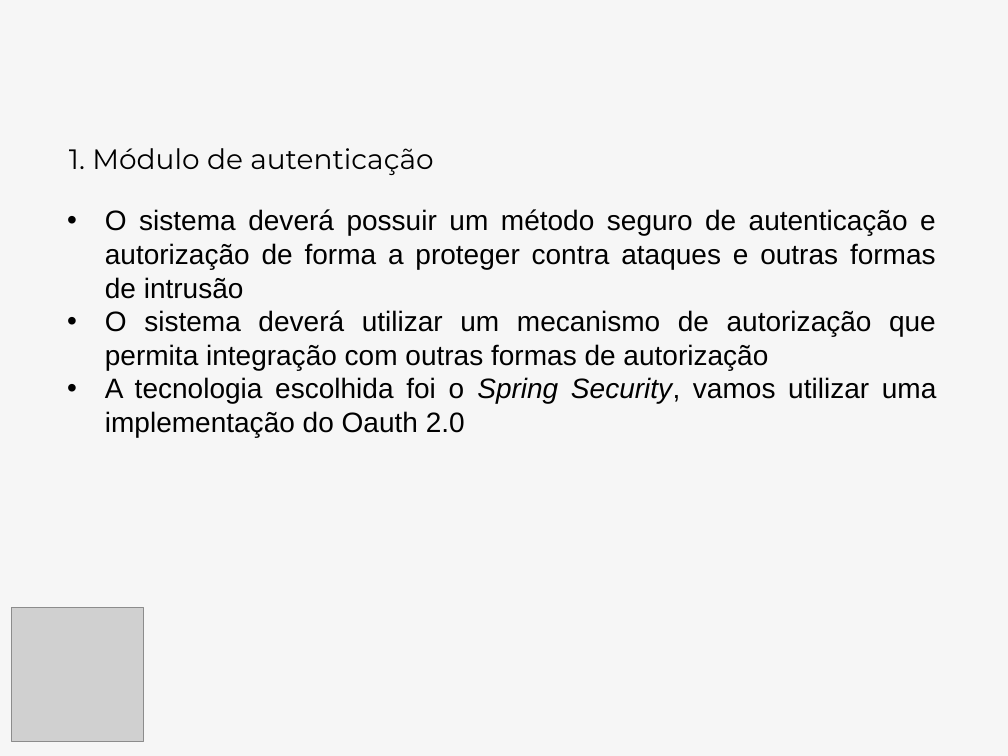
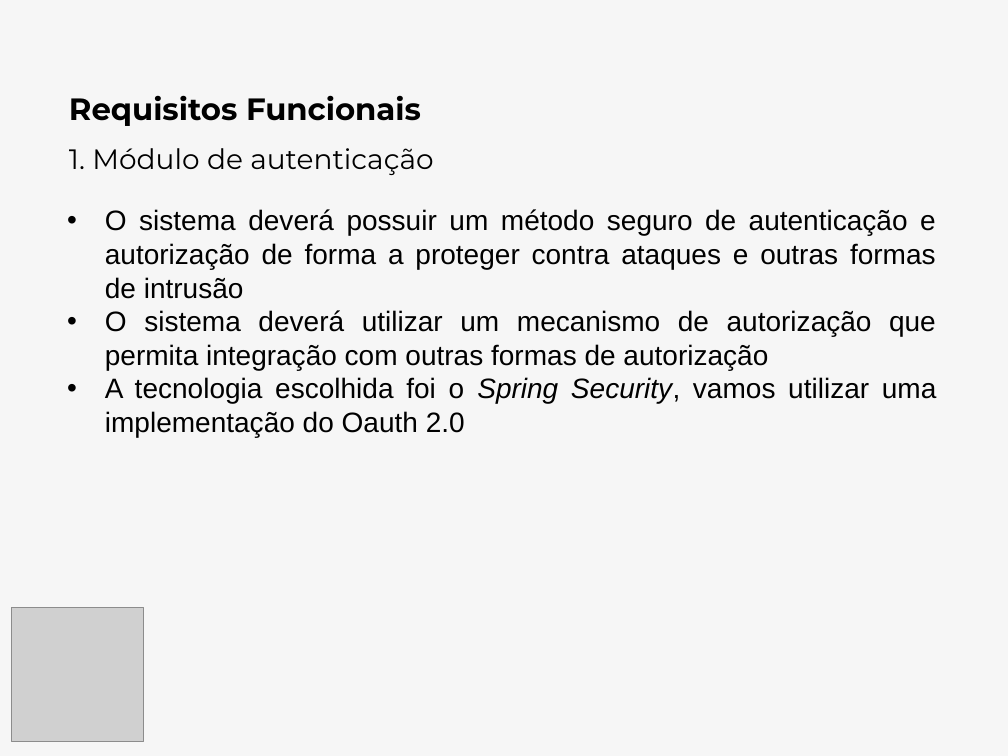
Before and after one commit to luizfernandodias/vessel-gestao-ambiental, a slide deck: slide 3 of apresentacao/Slides_Apresentacao_TCC.pptx (slide 4 before the commit). Drawn at 1008x756 pixels with LibreOffice and Linux fonts; fonts in the diff are those of the drawing; grey boxes stand for pictures. Boxes give left, top, right and bottom in pixels: in the first picture for what was removed or moved away, otherwise in the second. Text is boxed around its words. In the diff, an @@ line names an element or a change of style, - is before the commit and + after.

```diff
--- a/apresentacao/Slides_Apresentacao_TCC.pptx
+++ b/apresentacao/Slides_Apresentacao_TCC.pptx
@@ text added at [69,95,421,126], 22 pt, text #000000, bold @@
+Requisitos Funcionais
```
Also in this commit, not shown: 4 other slides changed, 8 slides added, 7 other files.
